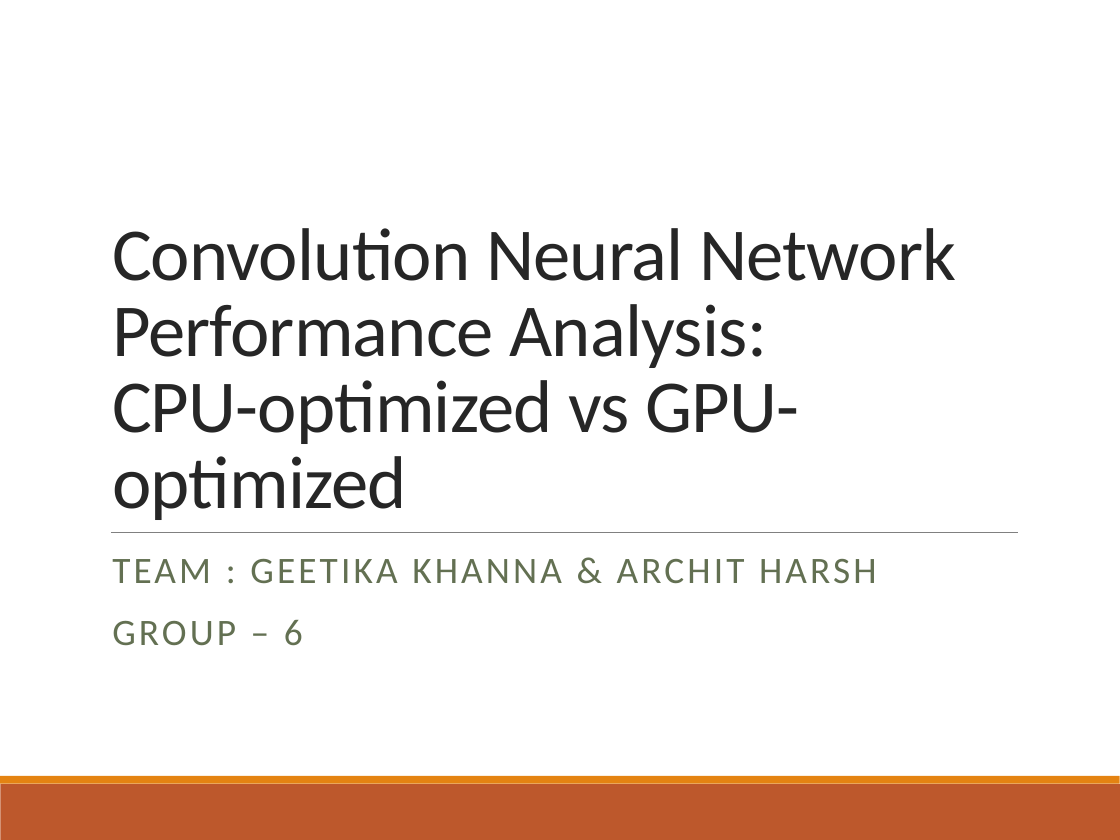
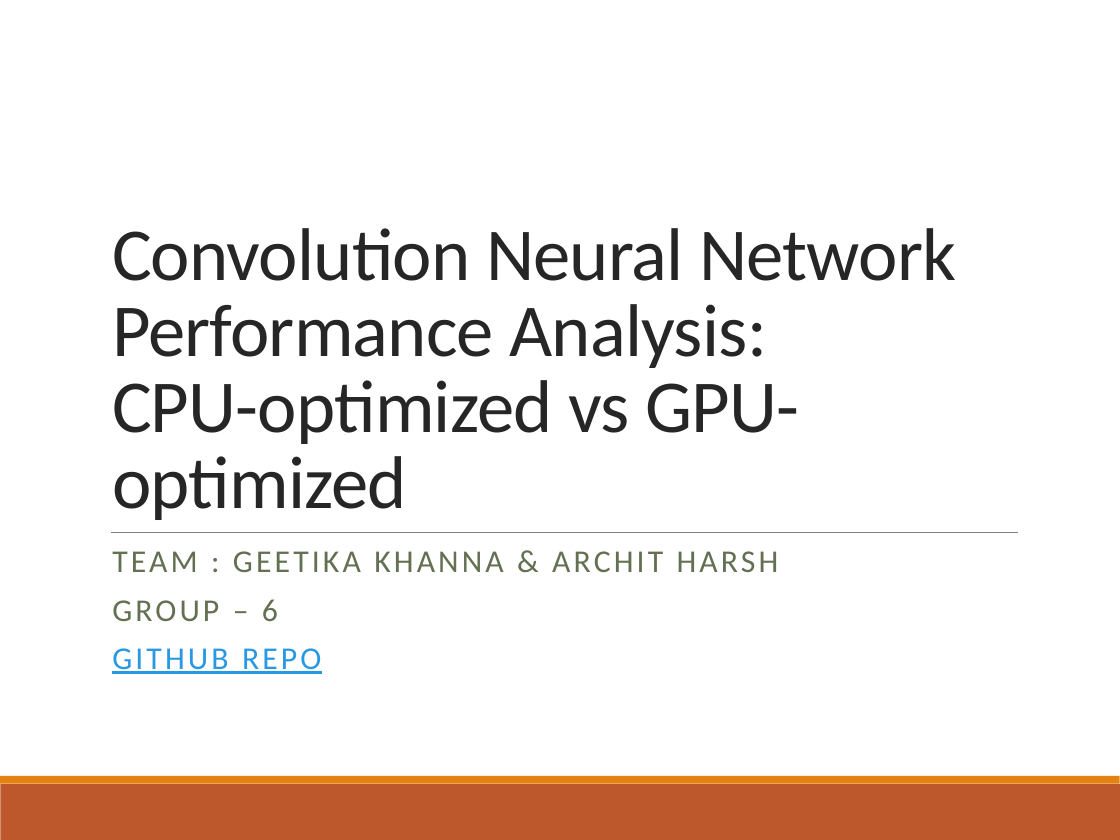
Before and after one commit to geetikak13/cnn_performance_comparison, a slide deck: slide 1 of Report/Group-6 Final Report.pptx. Drawn at 1120x840 pixels with LibreOffice and Linux fonts; fonts in the diff are those of the drawing. Boxes give left, top, right and bottom in pixels: in the first picture for what was removed or moved away, otherwise in the second. Text is boxed around its words. In the diff, an @@ line names an element or a change of style, - is before the commit and + after.

Commit message:
updated ppt

```diff
--- a/Report/Group-6 Final Report.pptx
+++ b/Report/Group-6 Final Report.pptx
@@ subtitle at [112,551,779,621]: size 24 to 20.4 pt in "TEAM : GEETIKA KHANNA & ARCHIT HARSH", "GROUP – 6"; line spacing 0.9 to 0.7 @@
@@ subtitle at [112,648,321,674]: paragraph added @@
+GITHUB REPO
```
